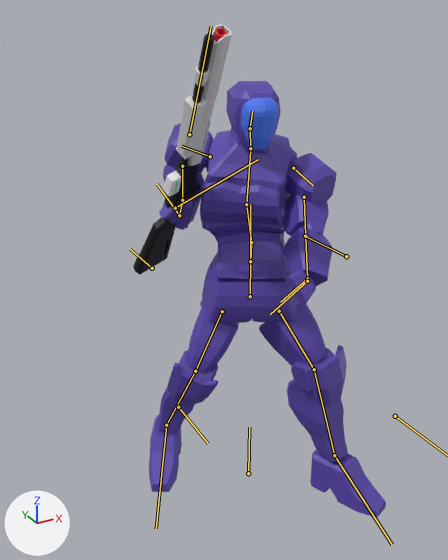
A saved change to the glTF model resources/model/Robot/Player_Boned_IK.gltf.
The view is the same before and after, from a 50 mm camera at (-1.2, -1.89, 1.99) aimed at (-0.03, 0.24, 0.92). Arrows for +X, +Y and +Z are at lower left; the lights stay in place. Both versions are drawn at frame 0 of the action '07_JumpStart'; the numbers are the values there. The bones that bend it are drawn over the model as lines.

Names of what the first picture shows: 'G_AutoLoader', 'G_Barrel', 'G_BarrelCover', 'G_Forend', 'G_MagazineTube', 'G_Reciver', 'P_Body', 'P_Head_Display'.
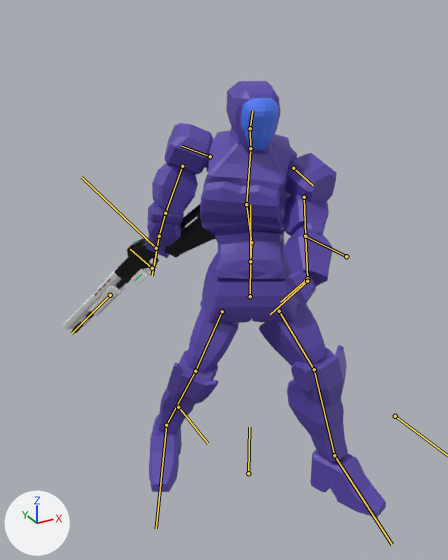
What the commit changed:
Bone 'UpperArm.R' (bone_upperarm_r) turns from (-5, -20, 39) to (-42, 176, 6) degrees about its own x, y and z.
Bone 'LowerArm.R' (bone_lowerarm_r) turns from (104, 33, -26) to (50, 10, -20) degrees about its own x, y and z.
Bone 'Hand.R' (bone_hand_r) turns from (31, -15, -53) to (-29, -58, 17) degrees about its own x, y and z.
Bone 'SG_Grip' (bone_sg_grip) moves from (-0.274, 1.291, -0.123) to (-0.251, 1.039, -0.386).
Bone 'SG_Grip' (bone_sg_grip) turns from (-13, -49, -63) to (37, -143, 14) degrees about its own x, y and z.

What differs and where, as boxes [x1, y1, x2, y2] in the pictures (448 x 560 px):
'P_Body', posed: before [149, 81, 386, 518]; after [146, 81, 386, 518]
'G_Reciver', posed: before [133, 162, 200, 274]; after [114, 203, 216, 283]
'G_BarrelCover', posed (31% wider, 57% shorter): before [188, 24, 232, 166]; after [63, 268, 121, 329]
'G_Forend', posed: before [176, 94, 207, 159]; after [89, 279, 125, 316]
'G_MagazineTube', posed (53% wider, 59% shorter): before [179, 34, 214, 168]; after [72, 279, 126, 333]
'G_AutoLoader', posed: before [163, 171, 182, 197]; after [131, 268, 151, 284]
'G_Barrel', posed: before [214, 28, 227, 42]; after [95, 278, 111, 296]
bone 'UpperArm.R', root to tip: before (182, 166) to (182, 200); after (182, 166) to (165, 213)
bone 'LowerArm.R', root to tip: before (182, 200) to (179, 215); after (165, 213) to (159, 236)
bone 'Hand.R', root to tip: before (179, 215) to (163, 193); after (159, 236) to (154, 265)
bone 'SG_Grip', root to tip: before (175, 208) to (258, 159); after (156, 248) to (81, 177)
